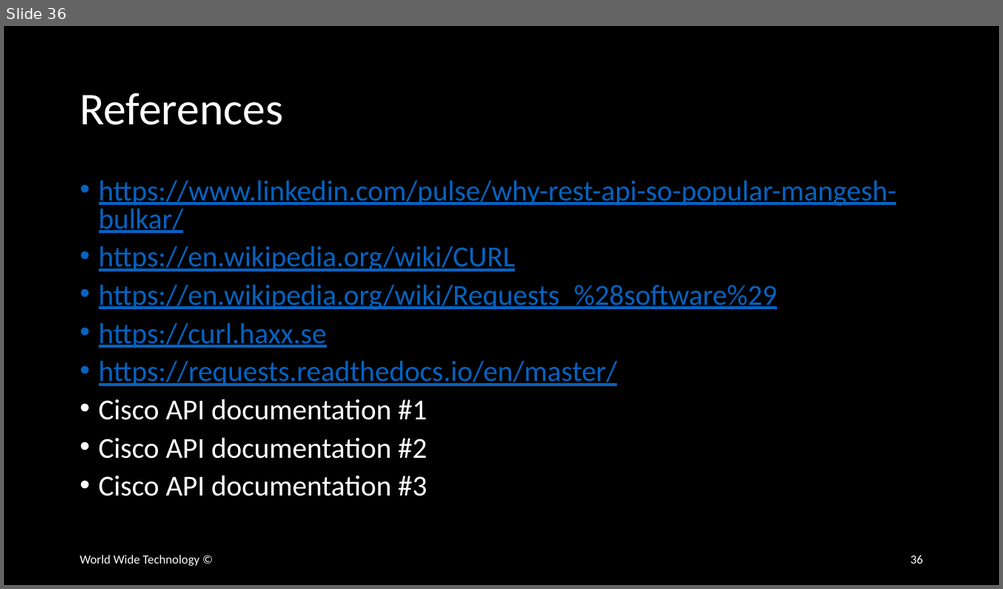
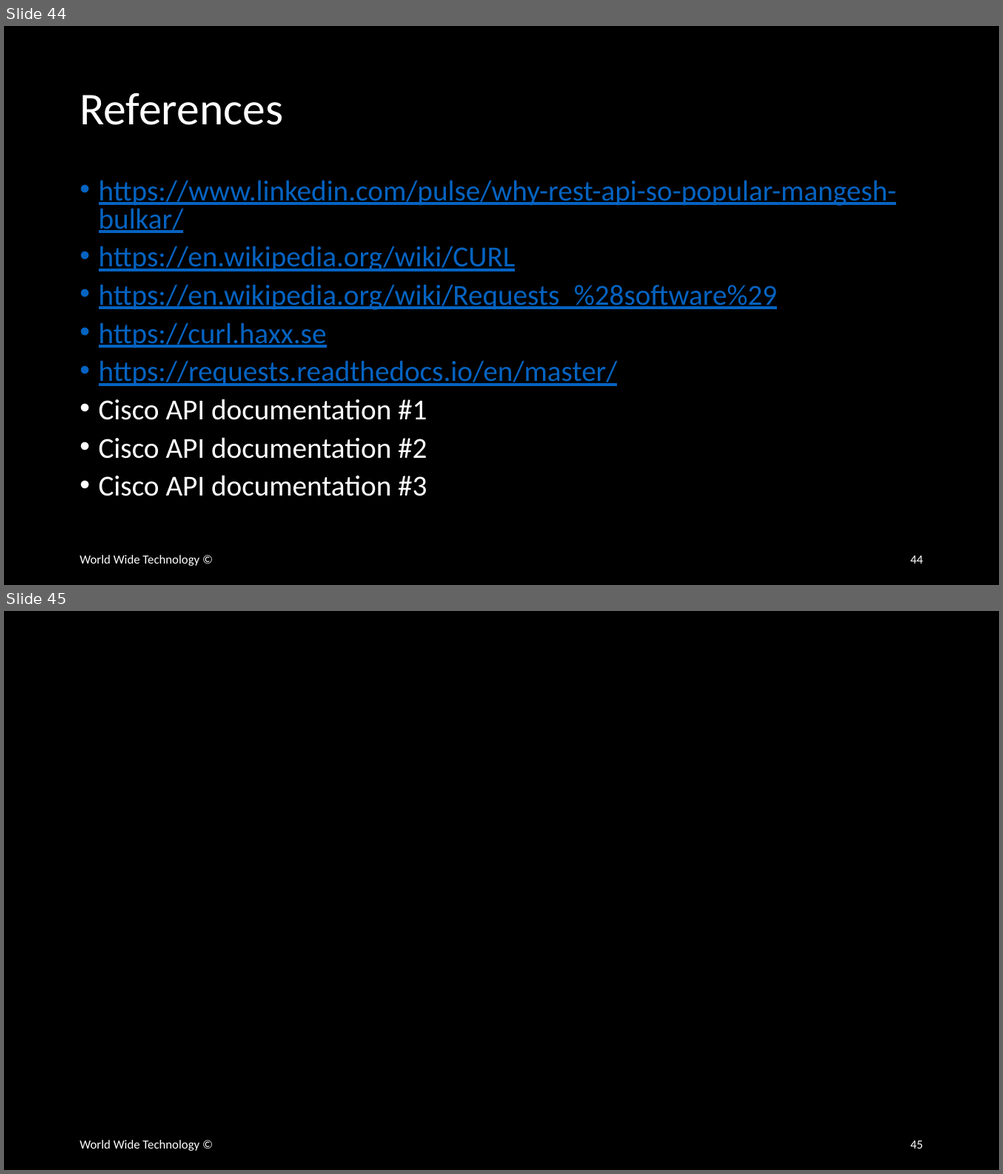
Before and after one commit to wwt/curl-requests-foundations, a slide deck: curl-requests-foundations.pptx. Shown one above the other, each under a label of ours: slide 36 before the commit, slides 44 and 45 after it. The pictures are 1003x589 and 1003x1174 pixels, drawn with LibreOffice and Linux fonts; fonts in the diff are those of the drawing. Boxes give left, top, right and bottom in pixels: in the first picture for what was removed or moved away, otherwise in the second. Text is boxed around its words. In the diff, an @@ line names an element or a change of style, - is before the commit and + after.

```diff
--- a/curl-requests-foundations.pptx
+++ b/curl-requests-foundations.pptx
@@ slide 45 added at [4,611,999,1170], background #000000 @@
@@ text added at [79,1140,199,1151], 12 pt, text #FFFFFF @@
+World Wide Technology ©
@@ page number added at [910,1141,922,1149], 12 pt, text #FFFFFF @@
+45
@@ what was slide 36 is now slide 44 @@
@@ page number at [910,556,922,564]: text changed @@
-36
+44
```
Also in this commit, not shown: 2 slides changed, 7 other slides added.
